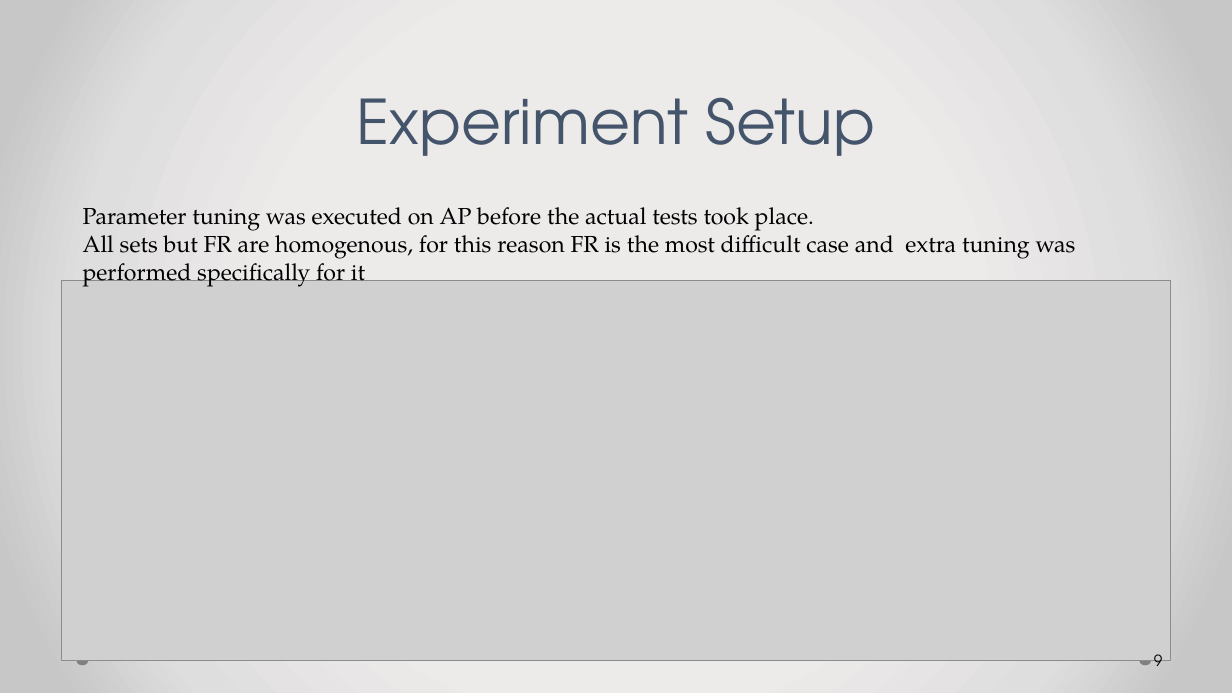
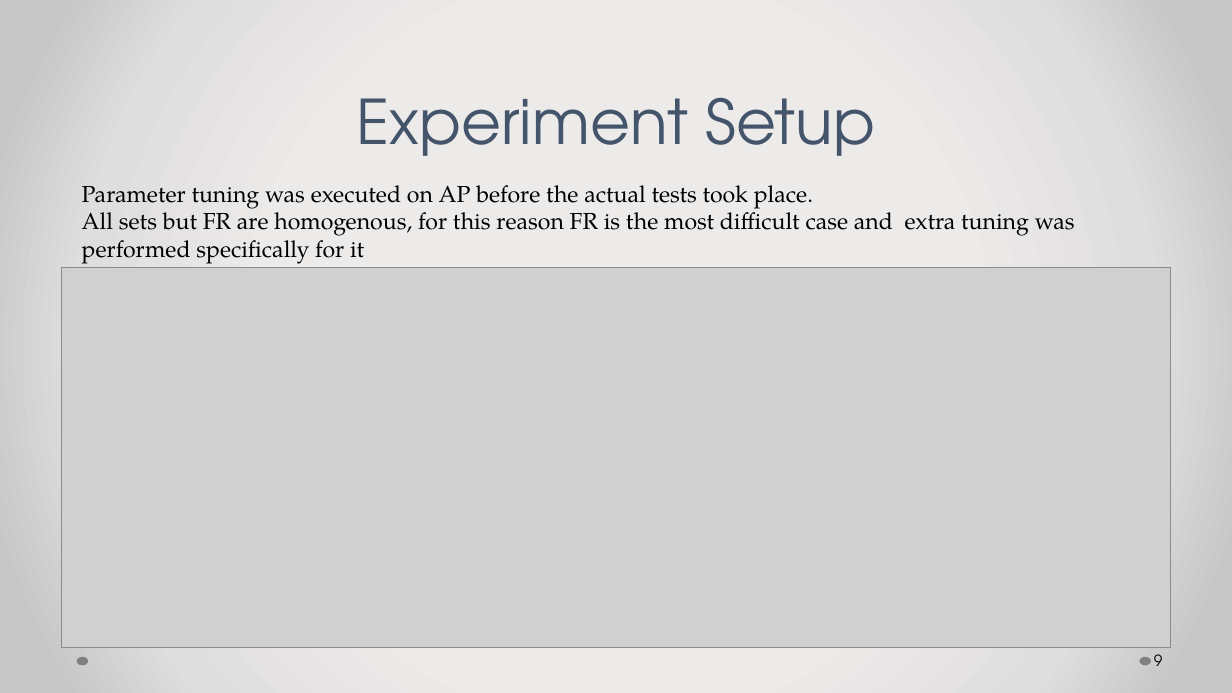
Before and after one commit to pothom/cs834-f17, a slide deck: slide 9 of Presentations/CS834-Presentation_4.pptx. Drawn at 1232x693 pixels with LibreOffice and Linux fonts; fonts in the diff are those of the drawing; grey boxes stand for pictures. Boxes give left, top, right and bottom in pixels: in the first picture for what was removed or moved away, otherwise in the second. Text is boxed around its words. In the diff, an @@ line names an element or a change of style, - is before the commit and + after.

```diff
--- a/Presentations/CS834-Presentation_4.pptx
+++ b/Presentations/CS834-Presentation_4.pptx
@@ text "Parameter tuning was executed on ...": place and size @@
-text "Parameter tuning was executed on ..." at [83,207,1076,287]
+text "Parameter tuning was executed on ..." at [82,185,1075,264]
@@ picture: place and size @@
-picture at [62,281,1171,661]
+picture at [62,268,1171,648]
```
Also in this commit, not shown: 6 other slides changed, 1 slide added, 1 other file.
